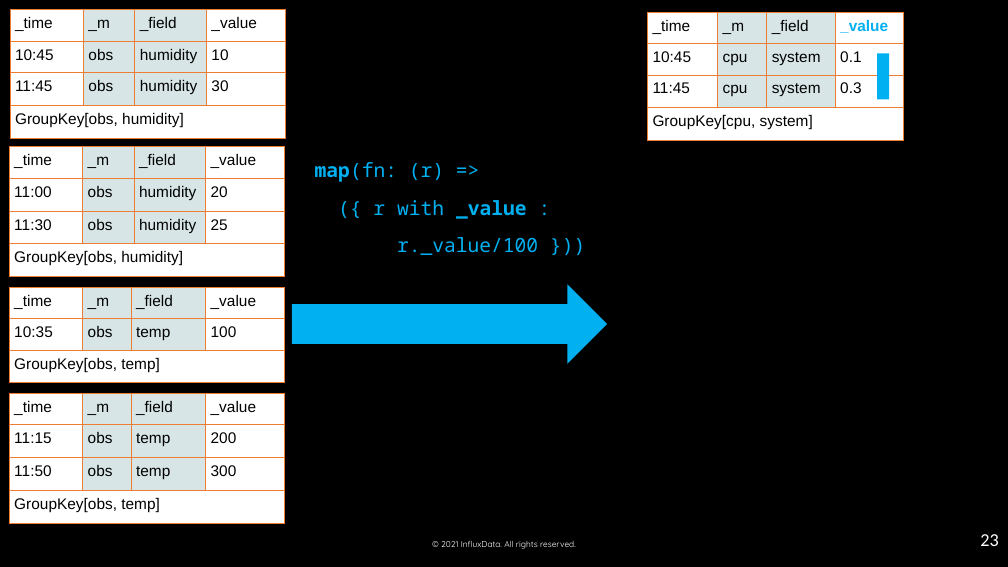
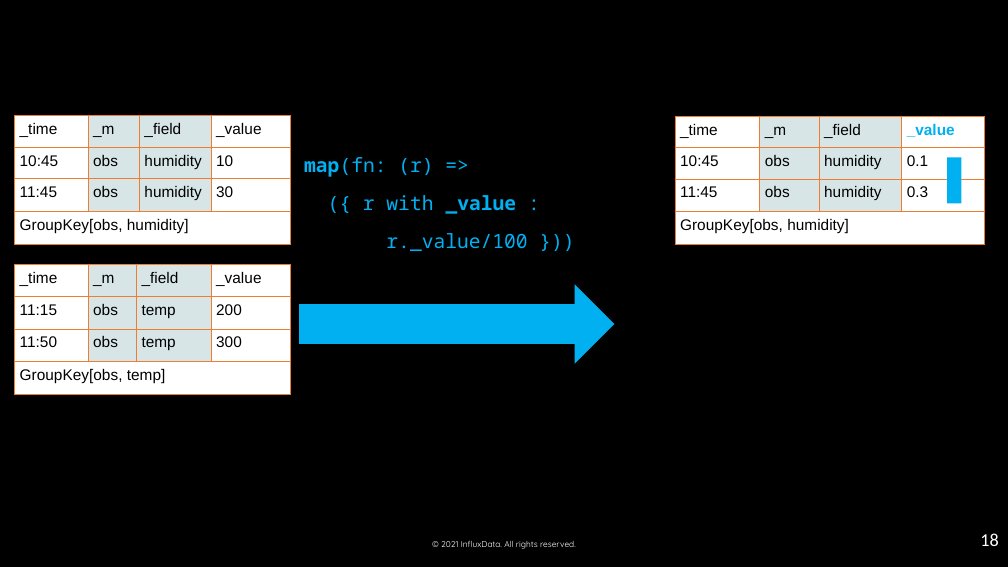
Before and after one commit to influxdata/influxdb-university, a slide deck: slide 18 of Training-material/day 1/04_advanced-data-analysis-map-UDF.pptx (slide 23 before the commit). Drawn at 1008x567 pixels with LibreOffice and Linux fonts; fonts in the diff are those of the drawing; background and template pictures are left out. Boxes give left, top, right and bottom in pixels: in the first picture for what was removed or moved away, otherwise in the second. Text is boxed around its words. In the diff, an @@ line names an element or a change of style, - is before the commit and + after.

```diff
--- a/Training-material/day 1/04_advanced-data-analysis-map-UDF.pptx
+++ b/Training-material/day 1/04_advanced-data-analysis-map-UDF.pptx
@@ table: place and size @@
-table at <box>10,10,285,341</box>
+table at <box>15,116,290,244</box>
@@ table at <box>675,116,985,244</box> @@
-row 2, column 2: cpu
+row 2, column 2: obs
-row 2, column 3: system
+row 2, column 3: humidity
-row 3, column 2: cpu
+row 3, column 2: obs
-row 3, column 3: system
+row 3, column 3: humidity
-row 4, column 1: GroupKey[cpu, system]
+row 4, column 1: GroupKey[obs, humidity]
@@ table: place and size @@
-table at <box>647,12,904,343</box>
+table at <box>675,116,985,244</box>
@@ table removed at <box>9,147,284,478</box>, 4 rows, 4 columns @@
-_time | _m | _field | _value
-11:00 | obs | humidity | 20
-11:30 | obs | humidity | 25
-GroupKey[obs, humidity] |  |  | 
@@ text "map(fn: (r) => ({ r ...": place and size @@
-text "map(fn: (r) => ({ r ..." at <box>315,162,538,255</box>
+text "map(fn: (r) => ({ r ..." at <box>304,157,527,251</box>
@@ rectangle: place and size @@
-rectangle at <box>877,53,889,100</box>
+rectangle at <box>948,157,962,204</box>
@@ table: place and size @@
-table at <box>9,393,284,567</box>
+table at <box>15,265,290,395</box>
@@ table removed at <box>9,287,284,567</box>, 3 rows, 4 columns @@
-_time | _m | _field | _value
-10:35 | obs | temp | 100
-GroupKey[obs, temp] |  |  | 
@@ freeform shape: place and size @@
-freeform shape at <box>291,284,607,364</box>
+freeform shape at <box>299,284,615,364</box>
@@ page number at <box>980,533,998,546</box>: text changed @@
-23
+18
```
Also in this commit, not shown: 15 other slides changed, 4 slides added, 7 slides removed, 21 other files.
